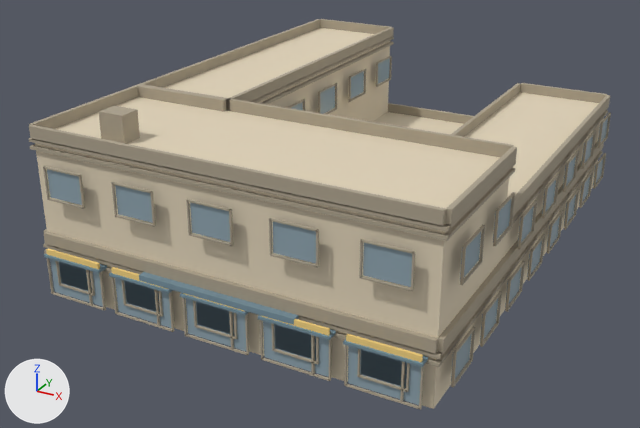
The glTF model public/buildings/commercial_3x4_court.glb, before and after one commit.
Both versions are drawn from a camera (50 mm lens) standing at (33.8, -31.0, 23.7) and looking at (9.8, 12.7, 1.9). Every picture has the same lights, and +X, +Y and +Z are marked at lower left. The first picture is the older version. Vertices at exactly the same position are counted once.

Objects in the first picture: 'commercial_3x4_court_0'.
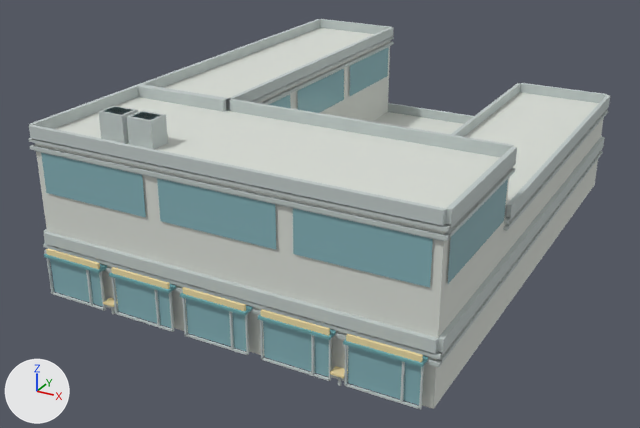
Where the change shows, as pixel boxes [x1, y1, x2, y2] in the pictures (640 x 428 px):
'commercial_3x4_court_0', recoloured, reshaped
    before: [29, 19, 611, 410]
    after: [29, 19, 610, 410]
part 1 of me_commercial_3x4_court_0, added
    after: [34, 150, 444, 241]
part 2 of me_commercial_3x4_court_0, added
    after: [127, 111, 168, 149]
part 3 of me_commercial_3x4_court_0, added
    after: [103, 297, 118, 307]
part 4 of me_commercial_3x4_court_0, added
    after: [330, 366, 348, 378]
part 5 of me_commercial_3x4_court_0, deleted
    before: [43, 56, 611, 392]
part 6 of me_commercial_3x4_court_0, added
    after: [41, 47, 508, 288]

The change in detail:
Material 'commercial_3x4_court_wall' (mat_commercial_3x4_court_wall) changes colour from beige #e2d4ba to light grey #daded7; in linear values from (0.76, 0.66, 0.49) to (0.7, 0.73, 0.68).
Material 'commercial_3x4_court_trim' (mat_commercial_3x4_court_trim) changes colour from beige #ada28e to light grey #c0cac8; in linear values from (0.418, 0.363, 0.27) to (0.53, 0.59, 0.58).
Material 'commercial_3x4_court_sign' (mat_commercial_3x4_court_sign) changes colour from yellow #f6d481 to beige #f0dda6; in linear values from (0.92, 0.66, 0.22) to (0.87, 0.72, 0.38).
Material 'commercial_3x4_court_awning' (mat_commercial_3x4_court_awning) changes colour from greyish blue #76909e to cyan #6faaaf; in linear values from (0.18, 0.28, 0.34) to (0.16, 0.4, 0.43).
me_commercial_3x4_court_0 is used by ob_commercial_3x4_court_0; location (0.0, 0.0, 0.0).
me_commercial_3x4_court_0 had 3246 vertices, 4968 faces and spanned x -0.6..23.1, y -0.8..31.1, z 0.0..10.5.
me_commercial_3x4_court_0 now has 820 vertices, 1260 faces and spans x -0.2..22.8, y -0.8..30.8, z 0.0..10.5.
me_commercial_3x4_court_0 part 1: a new loose piece, a box spanning x 0.0..22.5, y -0.1..0.0, z 8.25..8.38, in mat_commercial_3x4_court_trim (light grey #c0cac8).
me_commercial_3x4_court_0 part 2: a new loose piece, a box spanning x 5.2..6.7, y 1.3..2.5, z 9.0..10.5, in mat_commercial_3x4_court_trim (light grey #c0cac8).
me_commercial_3x4_court_0 part 3: a new loose piece, a box spanning x 4.15..4.85, y -0.68..-0.1, z 0.65..0.76, in mat_commercial_3x4_court_sign (beige #f0dda6).
me_commercial_3x4_court_0 part 4: a new loose piece, a box spanning x 17.65..18.35, y -0.68..-0.1, z 0.65..0.76, in mat_commercial_3x4_court_sign (beige #f0dda6).
me_commercial_3x4_court_0 part 5: 321 loose pieces with 2568 vertices, spanning x -0.6..23.1, y -0.6..31.1, z 0.9..7.7, are deleted.
Part 6, on me_commercial_3x4_court_0:
54 vertices are added at x -0.1..22.6, y -0.1..30.6, z 6.0..10.5.
32 new vertices lie (0.0, 0.0, 2.2) away from vertices in x -0.1..22.6, y -0.1..30.6, z 6.0.
24 new faces join them, mat_commercial_3x4_court_trim (light grey #c0cac8).
36 new faces join them, mat_commercial_3x4_court_glass (cyan #86b3ba).
Other edits to the shape of me_commercial_3x4_court_0 do not show in these pictures.
